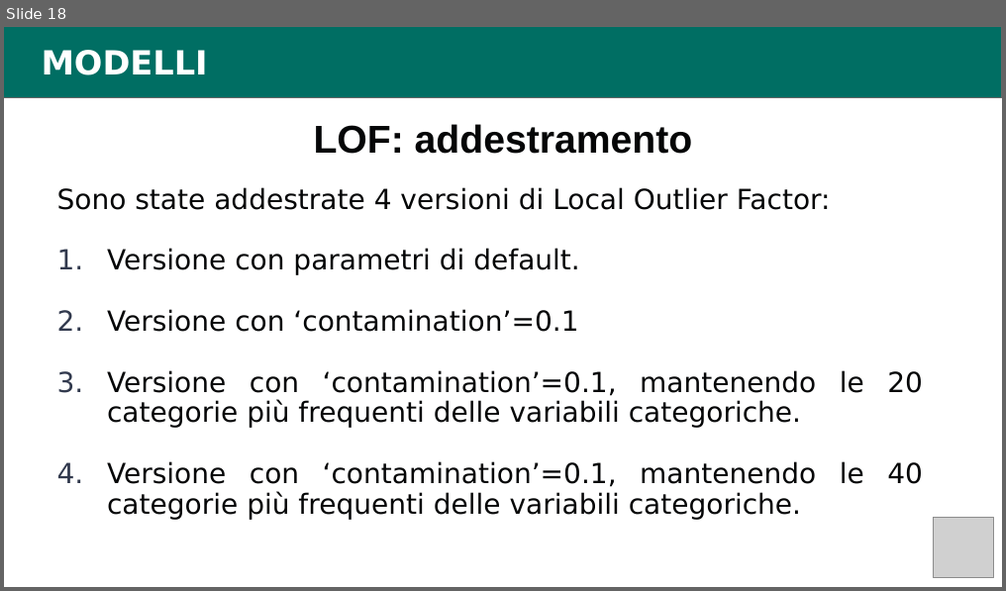
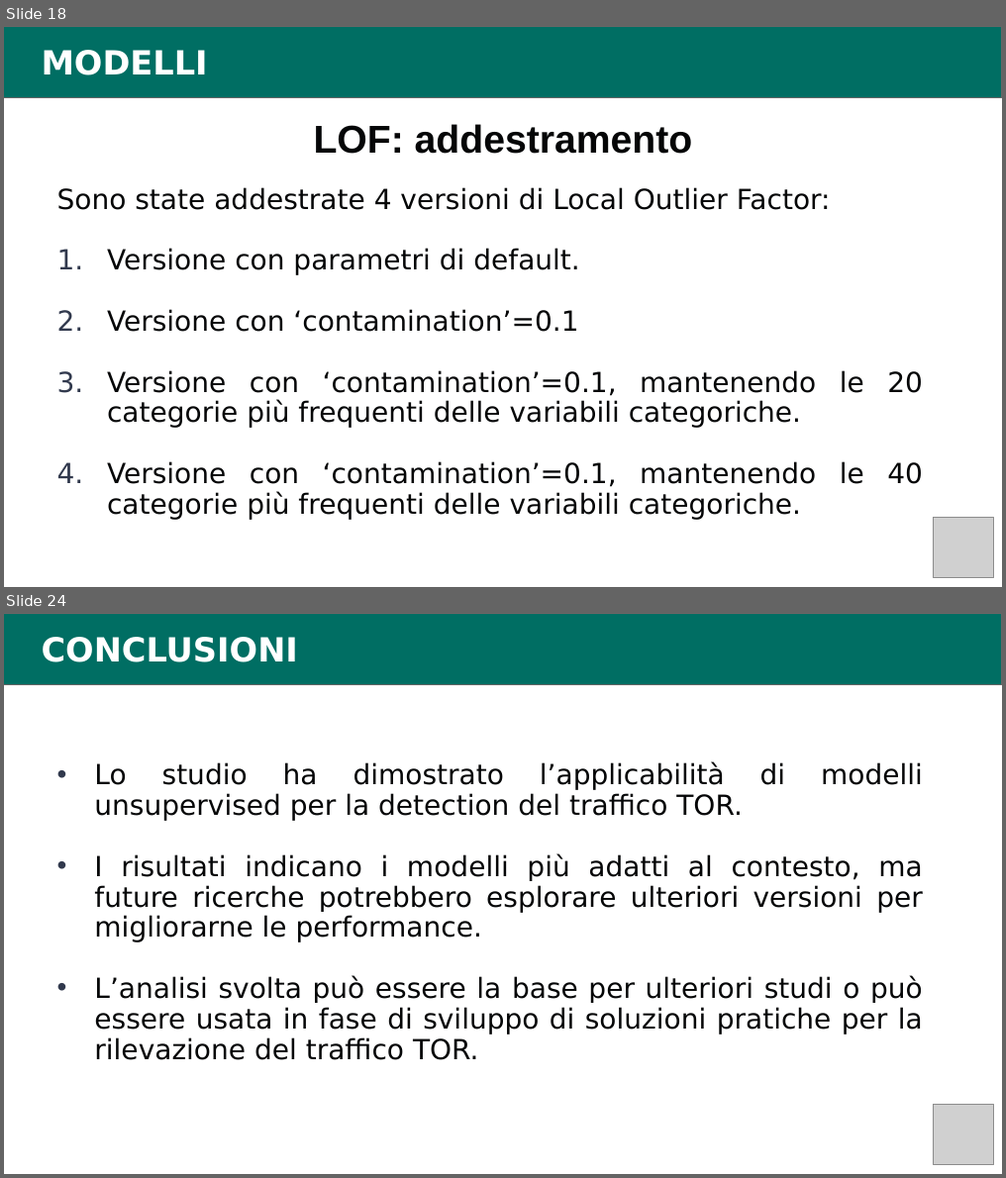
Before and after one commit to tommasomartinelli/Anomaly-Detection-ISCXTor2016, a slide deck: Doc/Presentazione_Intelligent_and_Secure_Network_Martinelli_Tommaso.pptx. Shown one above the other, each under a label of ours: slide 18 before the commit, slides 18 and 24 after it; the slides between them are not shown. The pictures are 1006x591 and 1006x1178 pixels, drawn with LibreOffice and Linux fonts; fonts in the diff are those of the drawing; grey boxes stand for pictures. Boxes give left, top, right and bottom in pixels: in the first picture for what was removed or moved away, otherwise in the second. Text is boxed around its words. In the diff, an @@ line names an element or a change of style, - is before the commit and + after.

```diff
--- a/Doc/Presentazione_Intelligent_and_Secure_Network_Martinelli_Tommaso.pptx
+++ b/Doc/Presentazione_Intelligent_and_Secure_Network_Martinelli_Tommaso.pptx
@@ slide 24 added at bbox=[4, 613, 1002, 1174], background #FFFFFF @@
@@ rectangle added at bbox=[4, 613, 1002, 685], fill #006E63, outline #666666 0.75 pt @@
@@ text added at bbox=[42, 637, 298, 663], 24 pt, text #FFFFFF, bold @@
+CONCLUSIONI
@@ text added at bbox=[94, 762, 923, 1060], 20 pt, text #050607 @@
+• Lo studio ha dimostrato l’applicabilità di modelli unsupervised per la detection del traffico TOR.
+• I risultati indicano i modelli più adatti al contesto, ma future ricerche potrebbero esplorare ulteriori versioni per migliorarne le performance.
+• L’analisi svolta può essere la base per ulteriori studi o può essere usata in fase di sviluppo di soluzioni pratiche per la rilevazione del traffico TOR.
@@ picture added at bbox=[933, 1105, 994, 1165] @@
```
Also in this commit, not shown: 2 slides changed, 5 other slides added.
